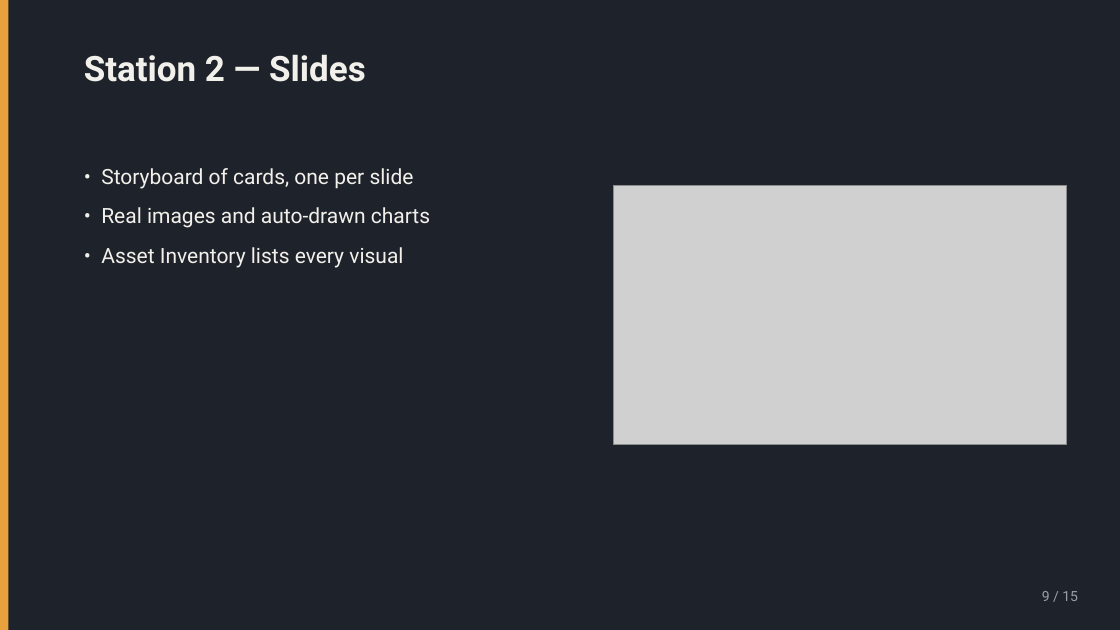
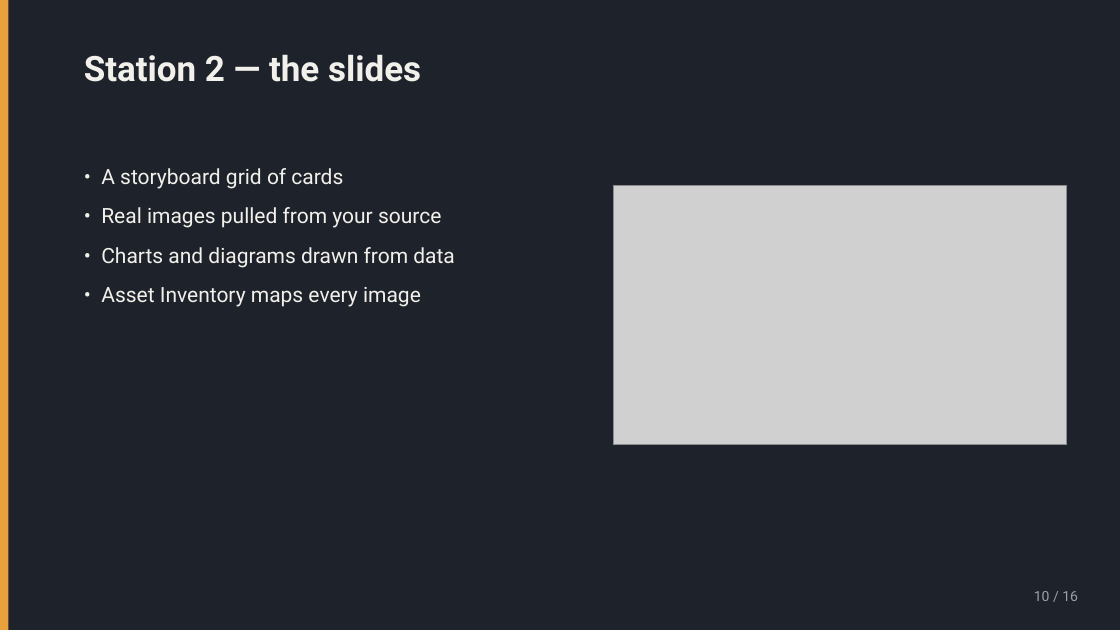
Before and after one commit to nikolaidk/voice, a slide deck: slide 10 of docs/user-guide.pptx (slide 9 before the commit). Drawn at 1120x630 pixels with LibreOffice and Linux fonts; fonts in the diff are those of the drawing; grey boxes stand for pictures. Boxes give left, top, right and bottom in pixels: in the first picture for what was removed or moved away, otherwise in the second. Text is boxed around its words. In the diff, an @@ line names an element or a change of style, - is before the commit and + after.

```diff
--- a/docs/user-guide.pptx
+++ b/docs/user-guide.pptx
@@ text at (84,54,421,82): text changed @@
-Station 2 — Slides
+Station 2 — the slides
@@ text at (101,168,455,307): text changed @@
-• Storyboard of cards, one per slide
-• Real images and auto-drawn charts
-• Asset Inventory lists every visual
+• A storyboard grid of cards
+• Real images pulled from your source
+• Charts and diagrams drawn from data
+• Asset Inventory maps every image
@@ text at (1034,591,1078,601): text changed @@
-9 / 15
+10 / 16
```
Also in this commit, not shown: 9 other slides changed, 6 slides added, 5 slides removed, 28 other files.
